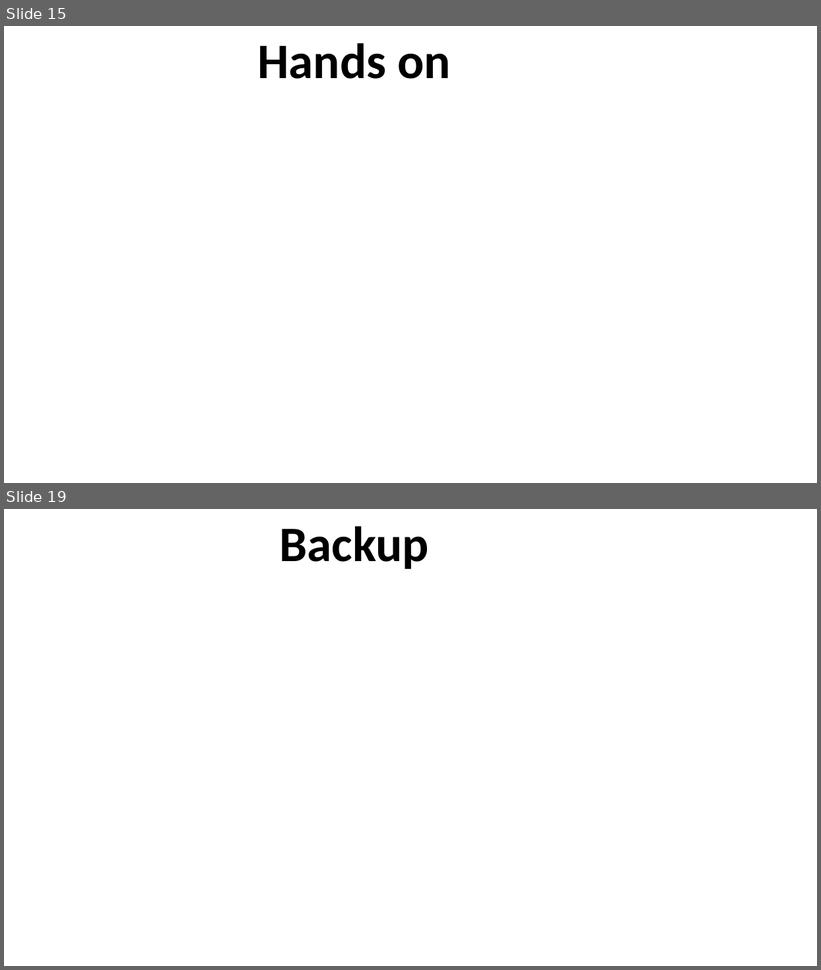
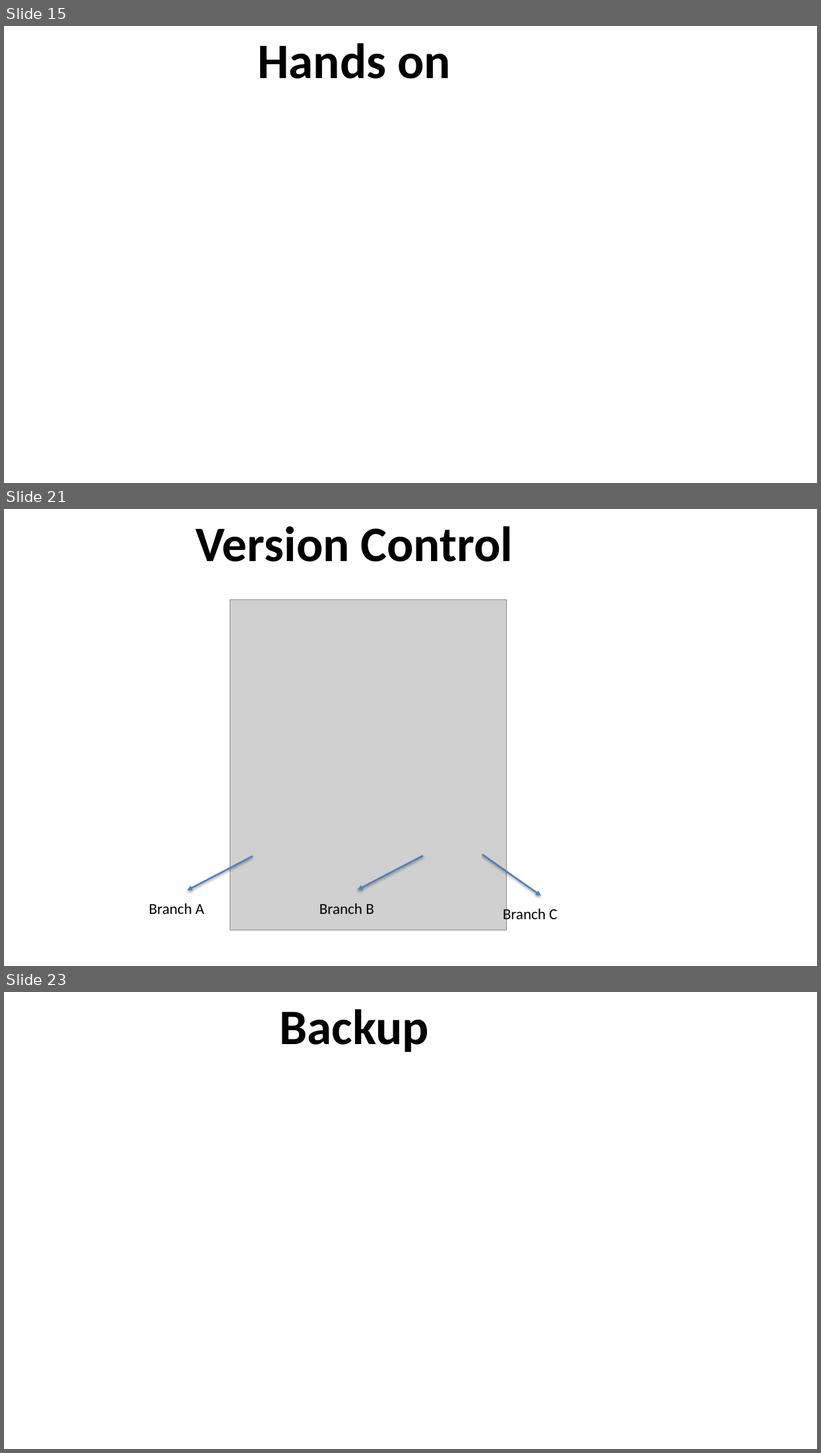
Before and after one commit to PollyNET/Pollynet_Processing_Chain, a slide deck: doc/Pollynet_Processing_Chain.pptx. Shown one above the other, each under a label of ours: slides 15 and 19 before the commit, slides 15, 21 and 23 after it; the slides between them are not shown. The pictures are 821x970 and 821x1453 pixels, drawn with LibreOffice and Linux fonts; fonts in the diff are those of the drawing; grey boxes stand for pictures; background and template pictures are left out. Boxes give left, top, right and bottom in pixels: in the first picture for what was removed or moved away, otherwise in the second. Text is boxed around its words. In the diff, an @@ line names an element or a change of style, - is before the commit and + after.

```diff
--- a/doc/Pollynet_Processing_Chain.pptx
+++ b/doc/Pollynet_Processing_Chain.pptx
@@ slide 21 added at [4,509,817,966], background #FFFFFF @@
@@ title added at [195,526,514,562], 58.7 pt, text #000000, bold @@
+Version Control
@@ picture added at [230,600,507,931] @@
@@ arrow added from (253, 857) to (187, 891), #4F81BD 2 pt @@
@@ arrow added from (423, 856) to (358, 890), #4F81BD 2 pt @@
@@ arrow added from (482, 855) to (541, 896), #4F81BD 2 pt @@
@@ text added at [149,904,204,914], 18 pt, text #000000 @@
+Branch A
@@ text added at [319,904,374,914], 18 pt, text #000000 @@
+Branch B
@@ text added at [503,907,557,924], 18 pt, text #000000 @@
+Branch C
@@ what was slide 19 is now slide 23 @@
```
Also in this commit, not shown: 5 slides changed, 3 other slides added.
